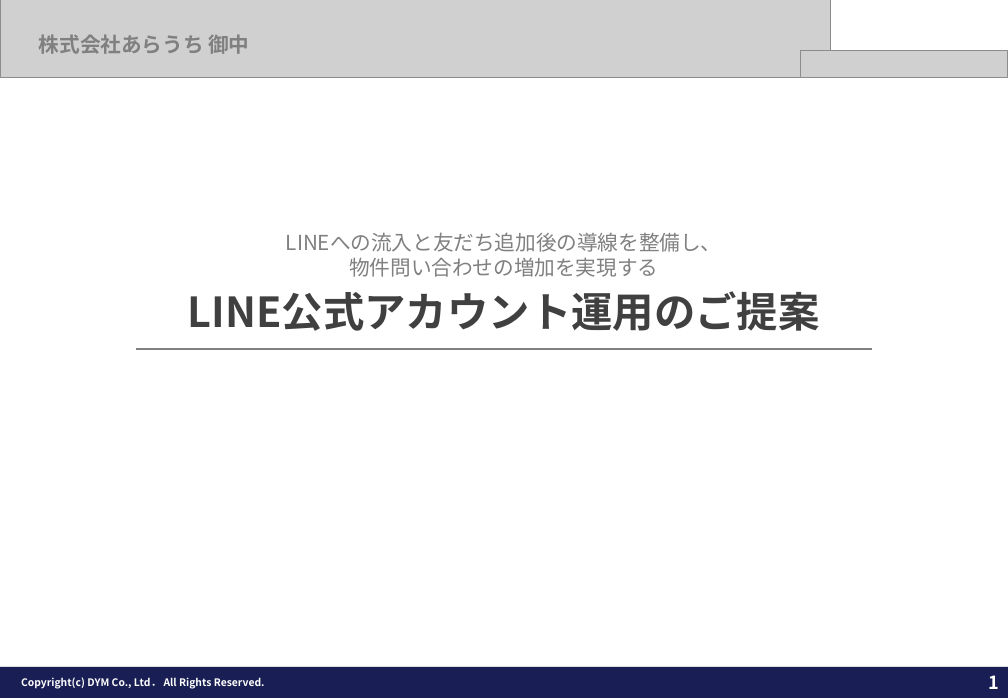
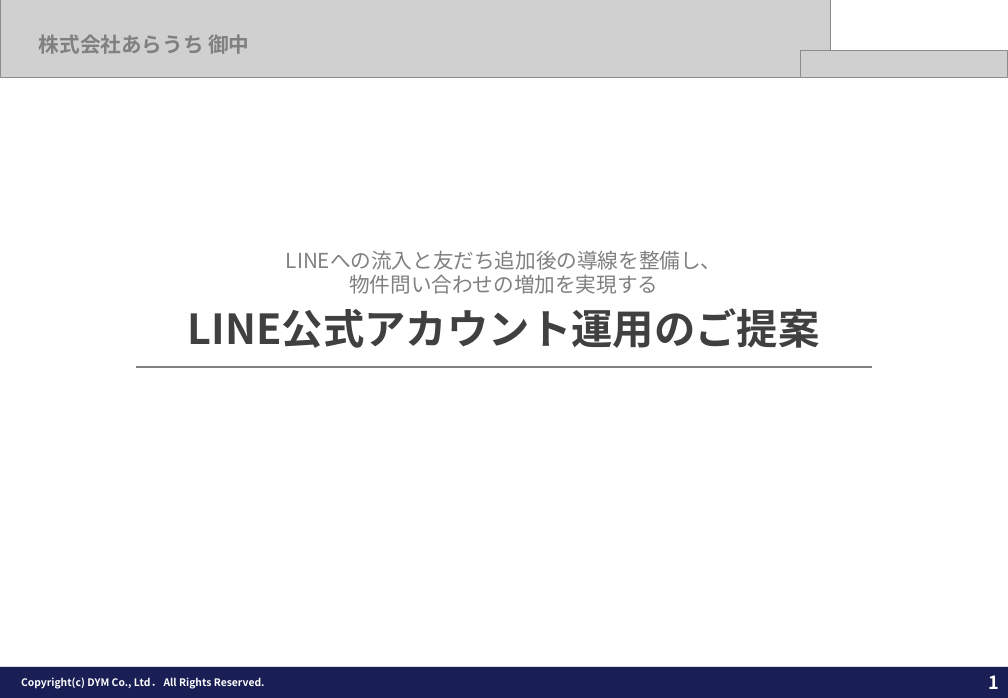
Before and after one commit to tonomura-r-dev/folder, a slide deck: slide 1 of 202610_株式会社あらうち御中_LINE公式アカウント運用のご提案_v9.pptx. Drawn at 1008x698 pixels with LibreOffice and Linux fonts; fonts in the diff are those of the drawing; grey boxes stand for pictures; background and template pictures are left out. Boxes give left, top, right and bottom in pixels: in the first picture for what was removed or moved away, otherwise in the second. Text is boxed around its words. In the diff, an @@ line names an element or a change of style, - is before the commit and + after.

```diff
--- a/202610_株式会社あらうち御中_LINE公式アカウント運用のご提案_v9.pptx
+++ b/202610_株式会社あらうち御中_LINE公式アカウント運用のご提案_v9.pptx
@@ text "LINEへの流入と友だち追加後の導線を整備し、" moved from (x1=286, y1=232, x2=722, y2=277) to (x1=286, y1=250, x2=722, y2=294) @@
@@ text "LINE公式アカウント運用のご提案" moved from (x1=188, y1=291, x2=820, y2=331) to (x1=188, y1=308, x2=820, y2=348) @@
@@ line moved from (136, 349) - (872, 349) to (136, 367) - (872, 367) @@
```
Also in this commit, not shown: 3 other slides changed, 2 other files.
